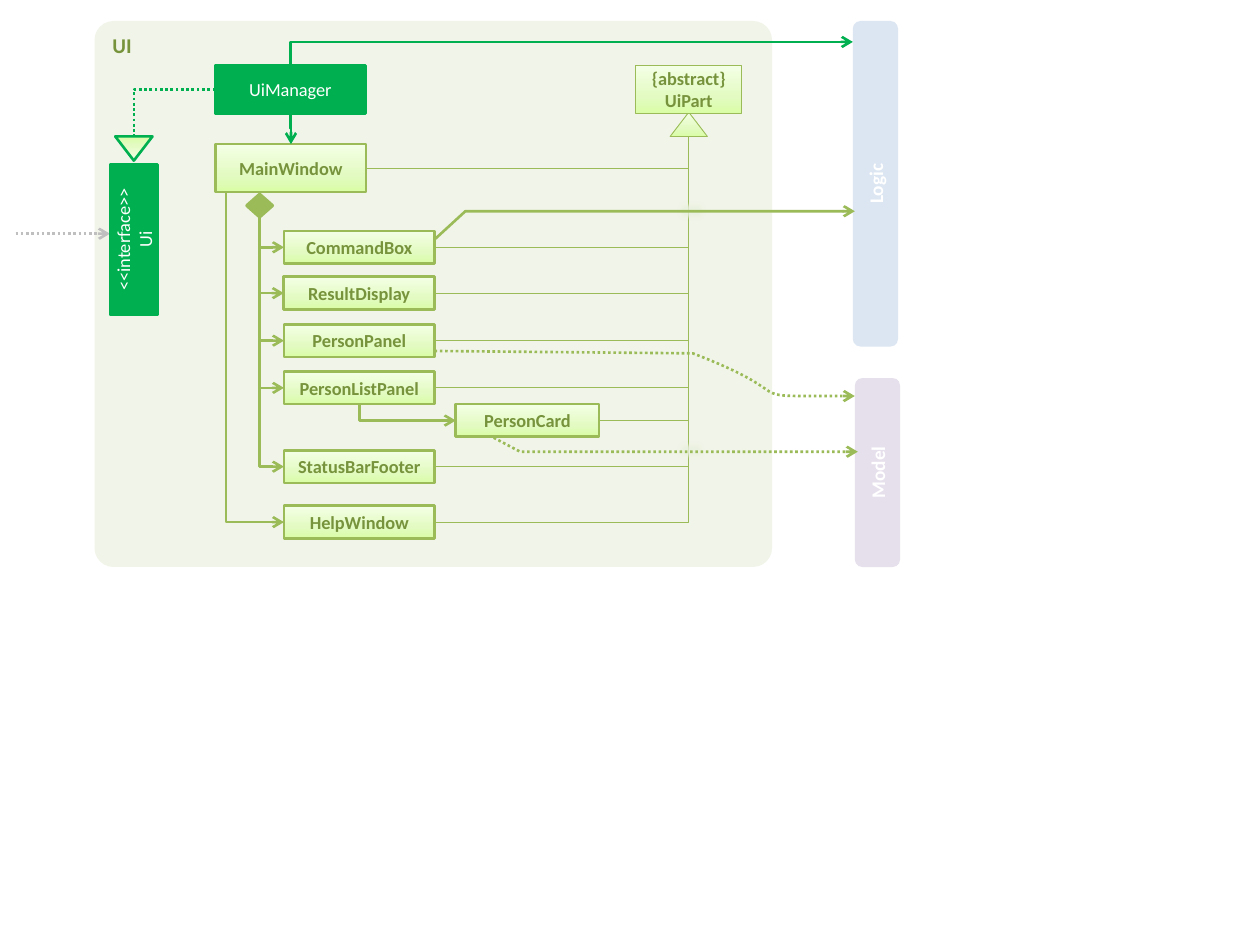
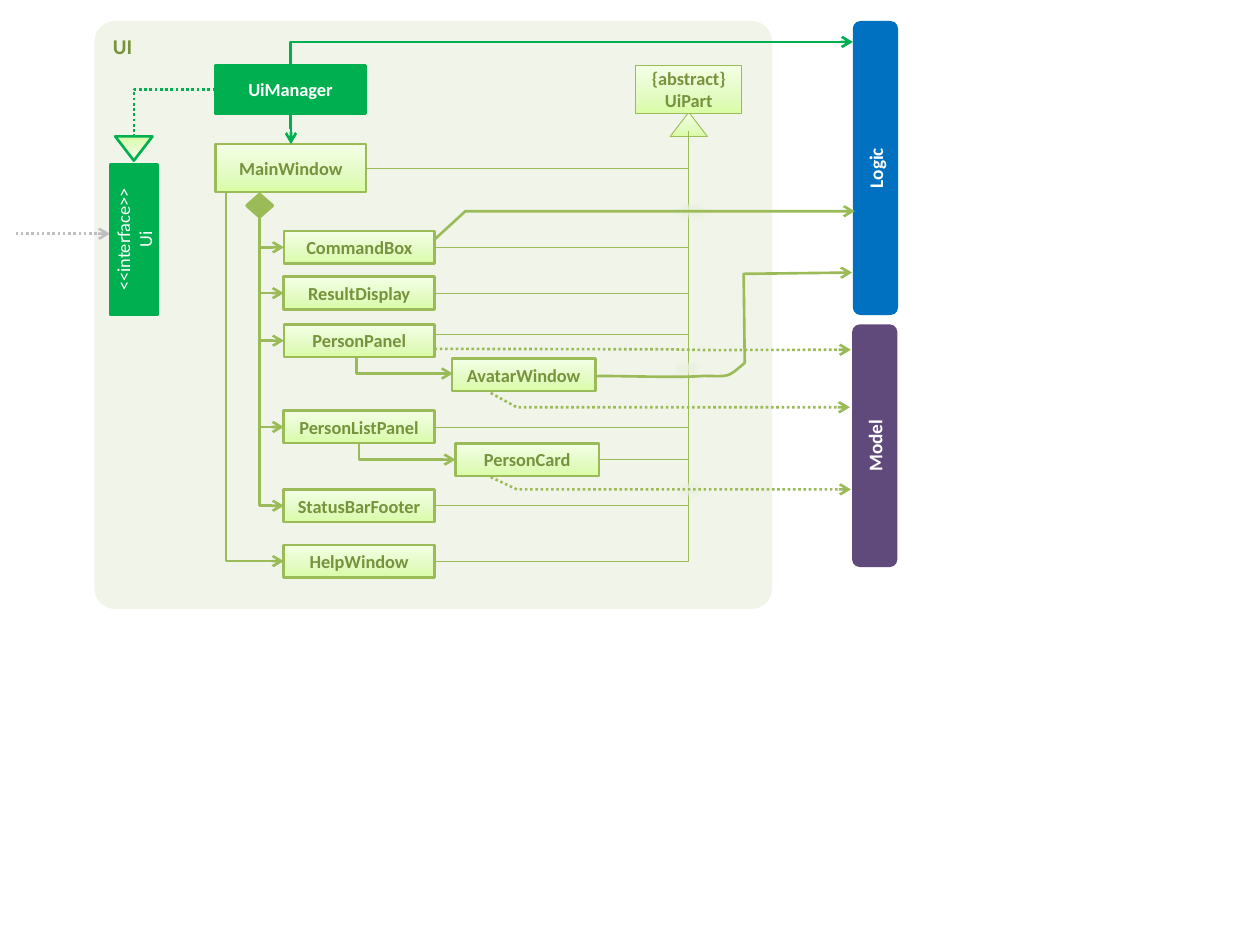
Before and after one commit to teclu/main, a slide deck: slide 1 of docs/diagrams/UiComponentClassDiagram.pptx. Drawn at 1260x945 pixels with LibreOffice and Linux fonts; fonts in the diff are those of the drawing. Boxes give left, top, right and bottom in pixels: in the first picture for what was removed or moved away, otherwise in the second. Text is boxed around its words. In the diff, an @@ line names an element or a change of style, - is before the commit and + after.

Commit message:
Updated UiComponentClassDiagram

```diff
--- a/docs/diagrams/UiComponentClassDiagram.pptx
+++ b/docs/diagrams/UiComponentClassDiagram.pptx
@@ rounded rectangle "UI" resized from (x1=94, y1=21, x2=772, y2=567) to (x1=94, y1=21, x2=772, y2=610) @@
@@ rounded rectangle "Logic" resized from (x1=853, y1=21, x2=898, y2=346) to (x1=852, y1=21, x2=898, y2=314) @@
@@ rounded rectangle "Logic" at (x1=852, y1=21, x2=898, y2=314): fill #DCE6F2 to #0070C0 @@
@@ rectangle "UiManager" at (x1=215, y1=66, x2=367, y2=113): bold on @@
@@ elbow line moved from (689, 136) - (435, 340) to (689, 131) - (435, 335) @@
@@ elbow line moved from (689, 136) - (435, 522) to (689, 136) - (435, 561) @@
@@ elbow line moved from (689, 136) - (435, 466) to (689, 136) - (435, 505) @@
@@ elbow line moved from (689, 136) - (435, 388) to (689, 136) - (435, 427) @@
@@ elbow line moved from (689, 136) - (600, 421) to (689, 136) - (598, 460) @@
@@ text in rounded rectangle at (x1=865, y1=152, x2=888, y2=187): text added @@
+Logic
@@ elbow arrow moved from (226, 192) - (284, 522) to (226, 192) - (284, 561) @@
@@ elbow arrow moved from (260, 217) - (284, 466) to (260, 217) - (284, 505) @@
@@ elbow arrow moved from (260, 217) - (284, 388) to (260, 217) - (284, 427) @@
@@ freeform shape added at (x1=596, y1=272, x2=852, y2=377), outline #9BBB59 1.5 pt @@
@@ rounded rectangle "Model" resized from (x1=854, y1=378, x2=900, y2=567) to (x1=852, y1=324, x2=898, y2=568) @@
@@ rounded rectangle "Model" at (x1=852, y1=324, x2=898, y2=568): fill #E6E0EC to #604A7B @@
@@ elbow arrow added from (357, 358) to (452, 373), #9BBB59 1.5 pt @@
@@ freeform shape resized from (x1=435, y1=352, x2=854, y2=397) to (x1=435, y1=349, x2=850, y2=350) @@
@@ rectangle added at (x1=452, y1=358, x2=596, y2=391), fill gradient #DAFDA7 to #E4FCC2 to #F5FFE7, outline #9BBB59 1.5 pt, 10.5 pt, text #77933C, bold @@
+AvatarWindow
@@ rectangle added at (x1=672, y1=357, x2=703, y2=379), fill #EBF1DE at 80% opacity @@
@@ freeform shape added at (x1=490, y1=393, x2=849, y2=407), outline #9BBB59 1.5 pt dashed @@
@@ text in rounded rectangle at (x1=864, y1=425, x2=887, y2=470): text added @@
+Model
@@ freeform shape moved from (x1=494, y1=437, x2=858, y2=451) to (x1=491, y1=478, x2=852, y2=490) @@
@@ 5 rectangles, 1 elbow arrow moved together from (x1=284, y1=372, x2=707, y2=538) to (x1=284, y1=411, x2=707, y2=577) @@
```
